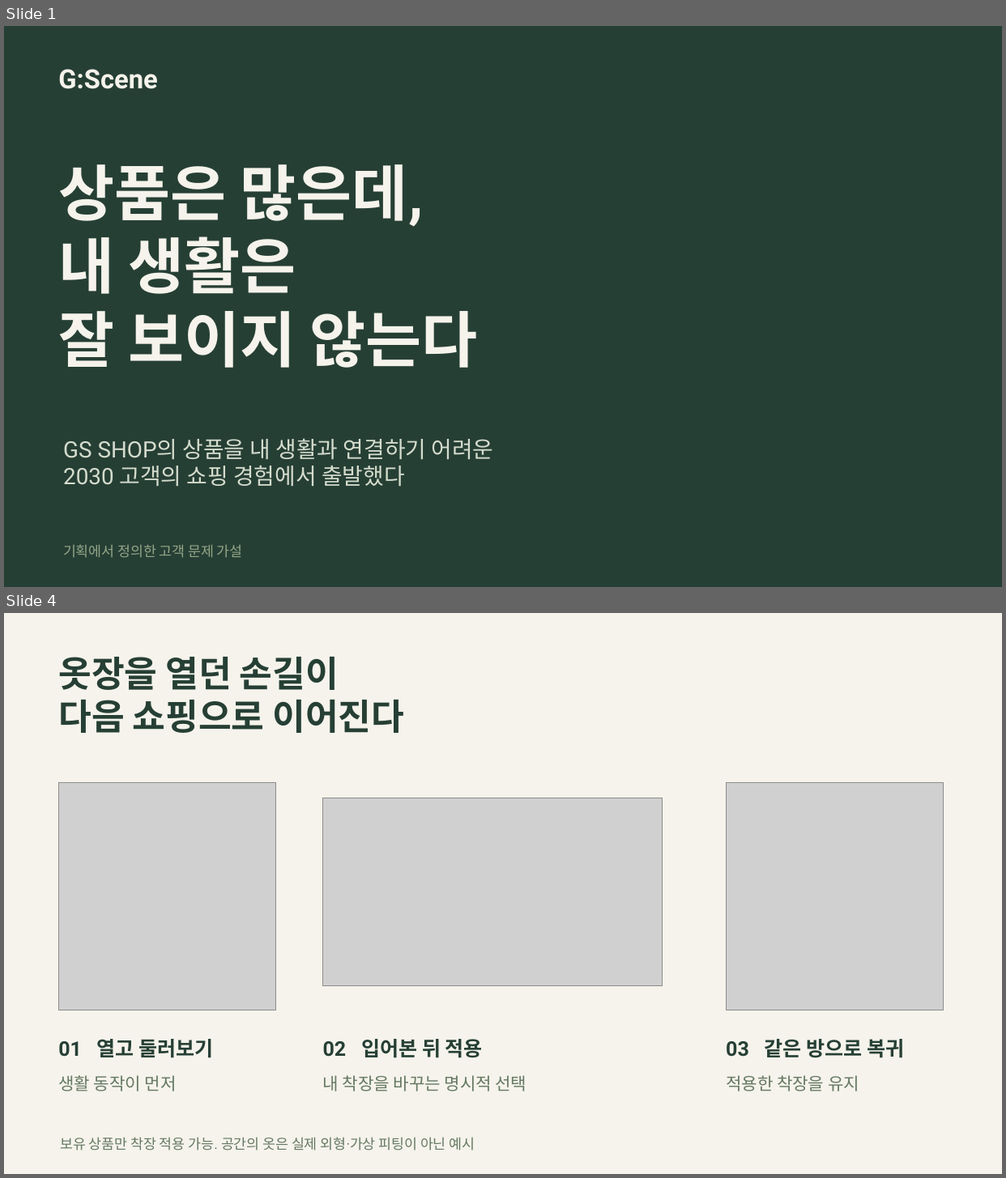
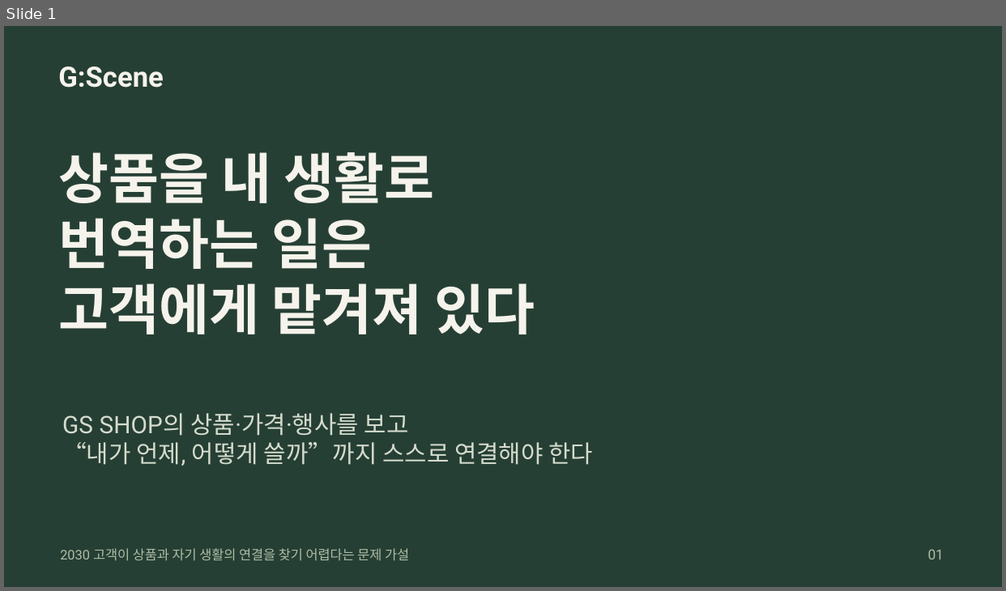
Before and after one commit to HyoJuJang/makmeaning, a slide deck: docs/presentation/GScene_Final_52g.pptx. Shown one above the other, each under a label of ours: slides 1 and 4 before the commit, slide 1 after it; the slides between them are not shown. The pictures are 1006x1178 and 1006x591 pixels, drawn with LibreOffice and Linux fonts; fonts in the diff are those of the drawing; grey boxes stand for pictures. Boxes give left, top, right and bottom in pixels: in the first picture for what was removed or moved away, otherwise in the second. Text is boxed around its words. In the diff, an @@ line names an element or a change of style, - is before the commit and + after.

```diff
--- a/docs/presentation/GScene_Final_52g.pptx
+++ b/docs/presentation/GScene_Final_52g.pptx
@@ slide 4 removed at box(4, 613, 1002, 1174), background #F5F3EB @@
@@ text removed at box(58, 657, 404, 733) @@
-옷장을 열던 손길이
-다음 쇼핑으로 이어진다
@@ picture removed at box(58, 782, 276, 1010) @@
@@ picture removed at box(727, 782, 944, 1010) @@
@@ picture removed at box(323, 798, 662, 986) @@
@@ text removed at box(58, 1039, 214, 1059) @@
-01 열고 둘러보기
@@ text removed at box(323, 1039, 483, 1059) @@
-02 입어본 뒤 적용
@@ text removed at box(726, 1039, 904, 1059) @@
-03 같은 방으로 복귀
@@ text removed at box(58, 1076, 177, 1092) @@
-생활 동작이 먼저
@@ text removed at box(323, 1076, 527, 1092) @@
-내 착장을 바꾸는 명시적 선택
@@ text removed at box(726, 1076, 859, 1092) @@
-적용한 착장을 유지
@@ text removed at box(60, 1137, 475, 1151) @@
-보유 상품만 착장 적용 가능. 공간의 옷은 실제 외형·가상 피팅이 아닌 예시
@@ slide 1 changed as well @@
@@ text "G:Scene" at box(58, 66, 164, 88): size 25.5 to 27 pt @@
@@ text at box(58, 152, 535, 335): text changed; size 58.5 to 52.5 pt @@
-상품은 많은데,
-내 생활은
-잘 보이지 않는다
+상품을 내 생활로
+번역하는 일은
+고객에게 맡겨져 있다
@@ text at box(62, 413, 594, 466): text changed; size 21.8 to 23.2 pt @@
-GS SHOP의 상품을 내 생활과 연결하기 어려운
-2030 고객의 쇼핑 경험에서 출발했다
+GS SHOP의 상품·가격·행사를 보고
+“내가 언제, 어떻게 쓸까”까지 스스로 연결해야 한다
@@ text at box(60, 548, 409, 561): text changed; size 13.5 to 12.8 pt; text colour #94A687 to #AEBDA5 @@
-기획에서 정의한 고객 문제 가설
+2030 고객이 상품과 자기 생활의 연결을 찾기 어렵다는 문제 가설
@@ text added at box(928, 549, 944, 560), 13.5 pt, text #AEBDA5 @@
+01
```
Also in this commit, not shown: 1 other slide changed, 3 slides added, 2 other slides removed, 43 other files.
